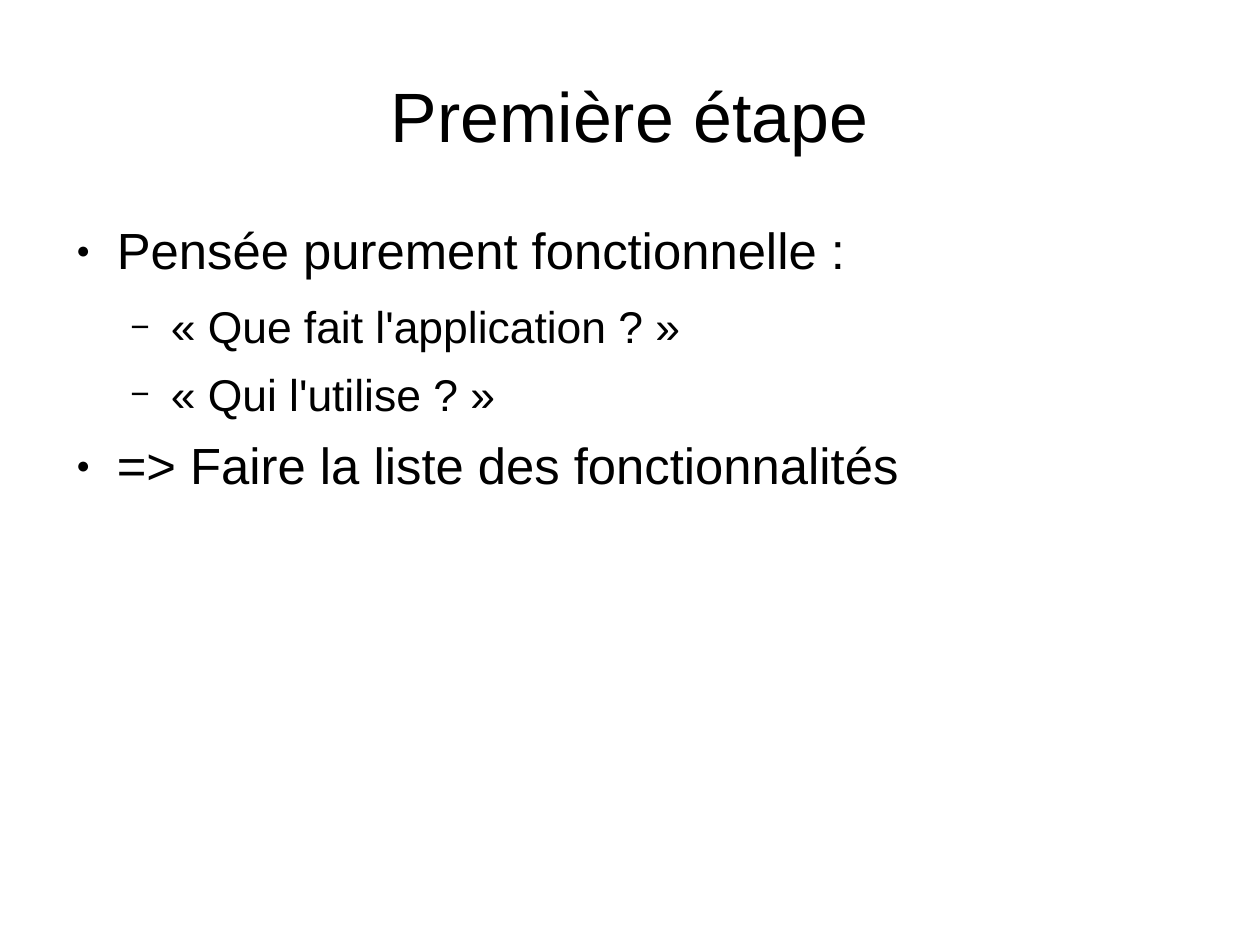
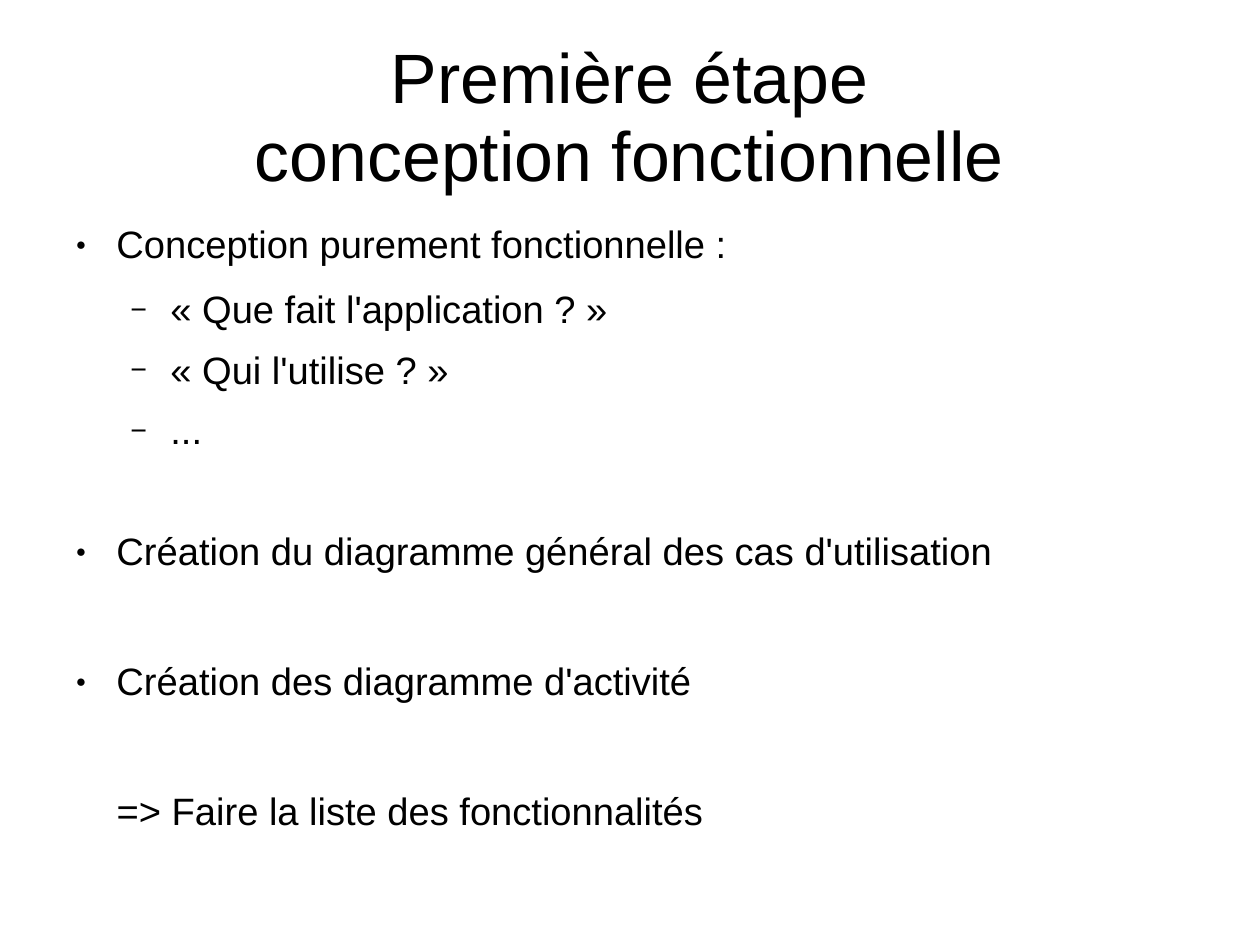
Before and after one commit to Wathil/POECNews, a slide deck: slide 5 of presentation.ppt. Drawn at 1260x945 pixels with LibreOffice and Linux fonts; fonts in the diff are those of the drawing. Boxes give left, top, right and bottom in pixels: in the first picture for what was removed or moved away, otherwise in the second. Text is boxed around its words. In the diff, an @@ line names an element or a change of style, - is before the commit and + after.

```diff
--- a/presentation.ppt
+++ b/presentation.ppt
@@ title at <box>255,51,1004,194</box>: text changed @@
-Première étape
+Première étape
+conception fonctionnelle
@@ text at <box>116,230,705,266</box>: text changed; size 32 to 24 pt @@
-● Pensée purement fonctionnelle :
+● Conception purement fonctionnelle :
@@ text at <box>172,295,702,826</box>: size 28 to 24 pt in "« Que fait l'application ? »", "« Qui l'utilise ? »"; size 32 to 24 pt in "=> Faire la liste des fonctionnalités"; bullet ● to none @@
@@ text at <box>116,537,992,703</box>: paragraphs added @@
+  − ...
+● Création du diagramme général des cas d'utilisation
+● Création des diagramme d'activité
```
Also in this commit, not shown: 11 other slides changed, 3 slides added, 1 slide removed.
